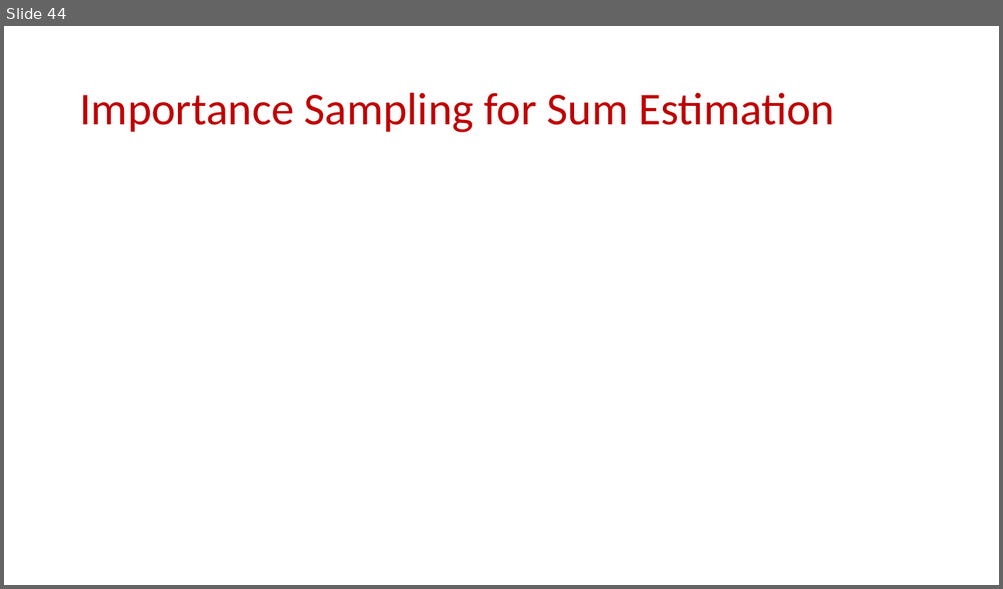
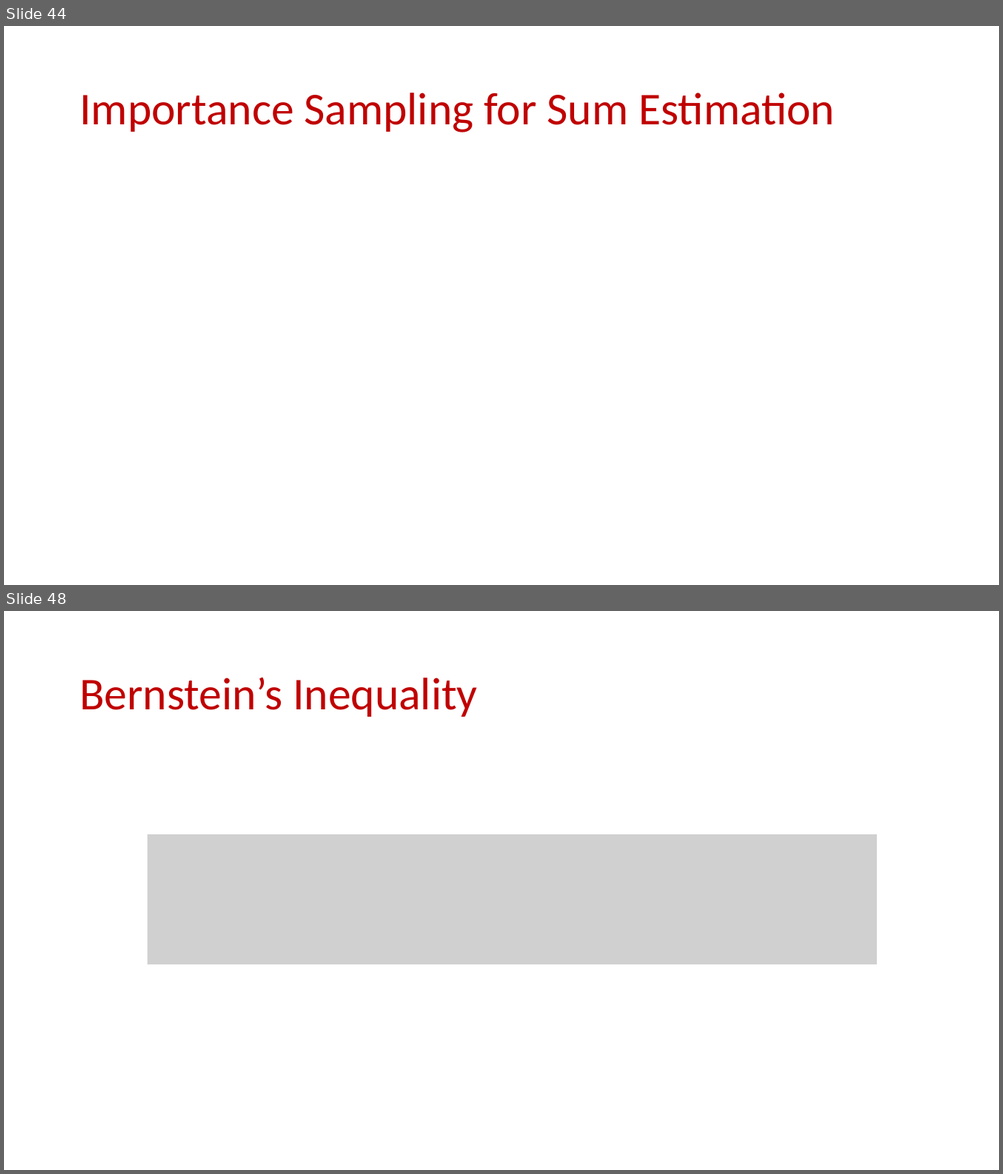
Before and after one commit to samsonzhou/samsonzhou.github.io, a slide deck: CSCE658-S24/L12.pptx. Shown one above the other, each under a label of ours: slide 44 before the commit, slides 44 and 48 after it; the slides between them are not shown. The pictures are 1003x589 and 1003x1174 pixels, drawn with LibreOffice and Linux fonts; fonts in the diff are those of the drawing; grey boxes stand for pictures. Boxes give left, top, right and bottom in pixels: in the first picture for what was removed or moved away, otherwise in the second. Text is boxed around its words. In the diff, an @@ line names an element or a change of style, - is before the commit and + after.

```diff
--- a/CSCE658-S24/L12.pptx
+++ b/CSCE658-S24/L12.pptx
@@ slide 48 added at [4, 611, 999, 1170], background #FFFFFF @@
@@ title added at [79, 678, 477, 717], 44 pt, text #C00000 @@
+Bernstein’s Inequality
@@ picture added at [148, 834, 876, 965] @@
```
Also in this commit, not shown: 26 other slides added.
